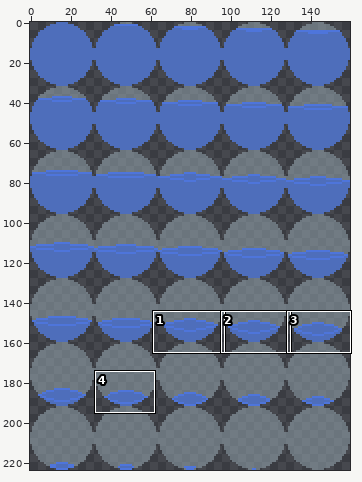
File history of a pixel-art file, assets/texture_atlases/ui/actions/MineAction/mine_progress_orb.aseprite. The first picture is a wide view before the edit; the outline marks the close-up.
Close-up. As it was:
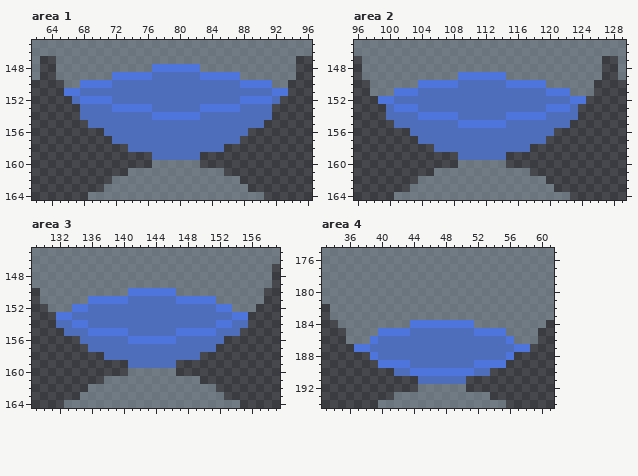
160x224 pixels, 1 frame. Shown: area 1: x 62..96, y 145..164; area 2: x 96..129, y 145..164; area 3: x 129..159, y 145..164; area 4: x 33..61, y 175..194. The commit also changed other parts of the picture, which this record leaves out.
After the commit:
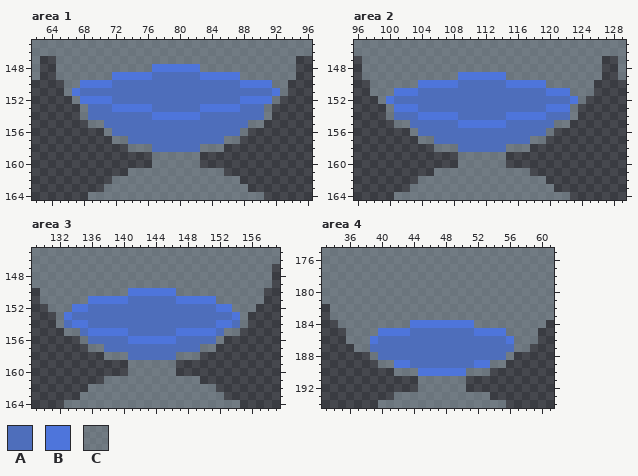
Palette (. is transparent): A #4e6ebb  B #4e75db  C #9badb780
Changes in this commit:
Area 1, layer "Layer 2":
The edit turns colour A into colour C in row 152 at x 67 and 92; in rows 153 to 154 at x 68 and 91; in row 155 at x 69 to 70 and 89 to 90; in row 156 at x 71 and 88; in row 157 at x 72 to 73 and 86 to 87; in row 158 at x 74 to 76 and 83 to 85.
The edit turns colour A into colour C in row 159 at x 77 to 82.
The edit turns colour B into colour C in row 151 at x 66 and 93.
Area 2, layer "Layer 2":
The edit turns colour A into colour C in rows 153 to 154 at x 100 and 123; in row 155 at x 101 to 102 and 121 to 122; in row 156 at x 103 and 120; in row 157 at x 104 to 105 and 118 to 119; in row 158 at x 106 to 108 and 115 to 117; in row 159 at x 109 to 114.
The edit turns colour B into colour C in row 152 at x 99 and 124.
Area 3, layer "Layer 2":
The edit turns colour A into colour C in row 154 at x 132 and 155; in row 155 at x 133 to 134 and 153 to 154; in row 156 at x 135 and 152; in row 157 at x 136 to 137 and 150 to 151; in row 158 at x 138 to 140 and 147 to 149; in row 159 at x 141 to 146.
The edit turns colour B into colour C in row 153 at x 132 and 155.
Area 4, layer "Layer 2":
The edit turns colour A into colour C in row 190 at x 42 to 43 and 52 to 53; in row 191 at x 45 to 50.
The edit turns colour B into colour C in row 187 at x 37 to 38 and 57 to 58; in row 188 at x 39 and 56; in row 189 at x 40 to 41 and 54 to 55; in row 190 at x 44 and 51.
Pixel boxes of the changes (left, top, right, bottom) in both close-ups:
changed: (64, 88, 288, 160)
changed: (378, 96, 586, 160)
changed: (56, 312, 248, 368)
changed: (354, 344, 530, 384)
